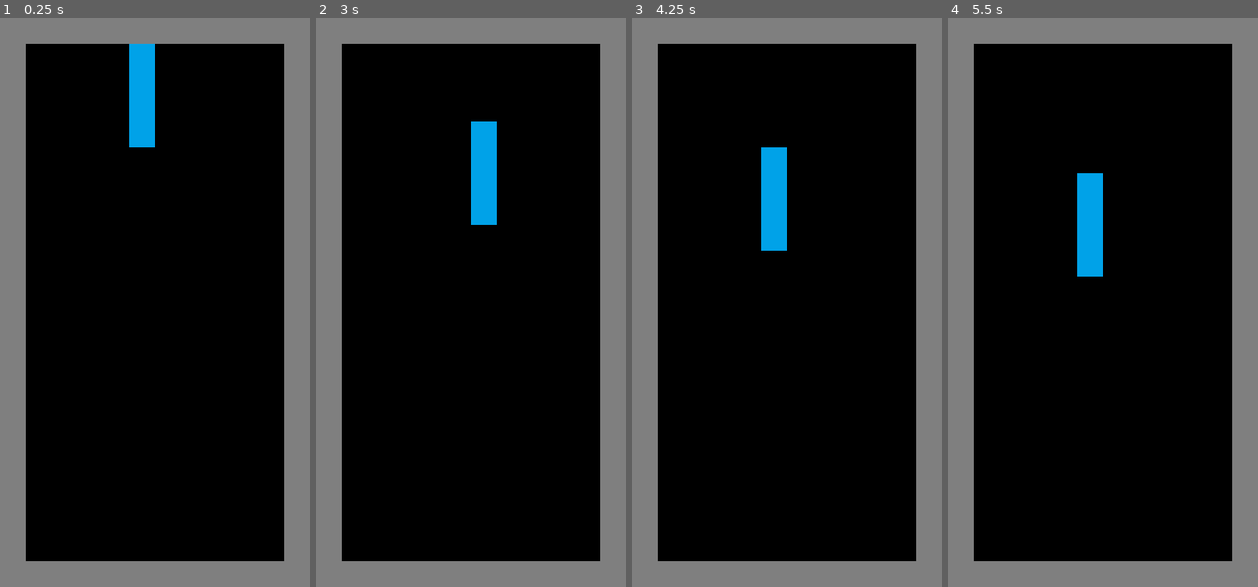
Above: before the commit, frames 1-4 (left to right).
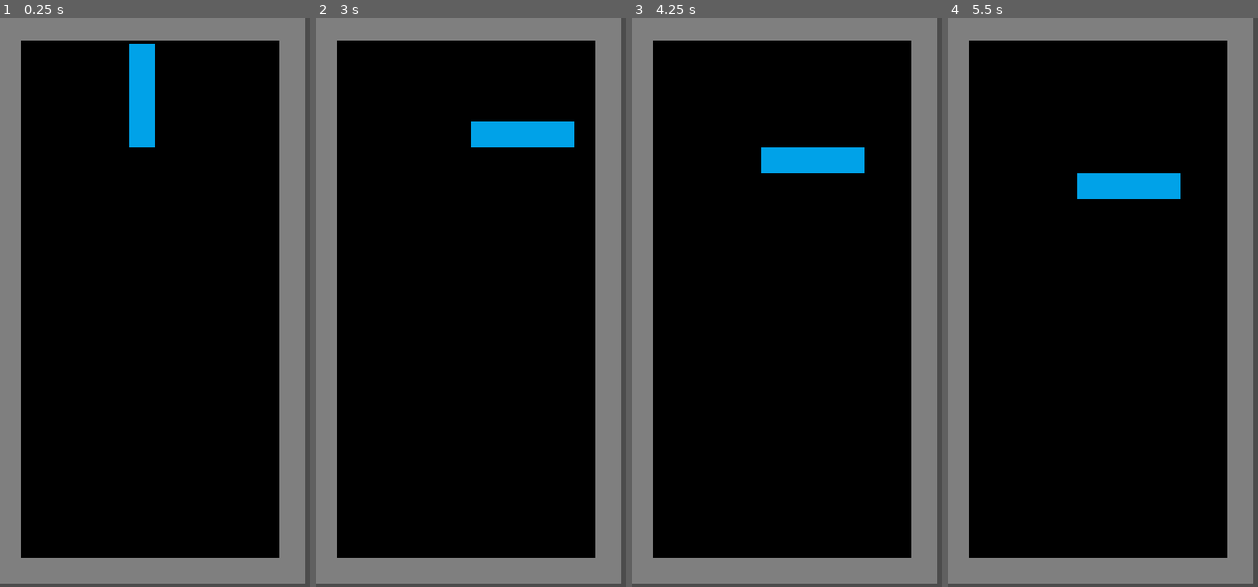
Above: after the commit, the same moments.

Repository: EricsonWillians/GodoTetris
Game: Godot game, scene res://Main.tscn
The game is run twice, just before and just after one commit, with the same random seed, the same clock (stepped at 60 frames per second) and the same inputs.
Inputs:
- Up to frame 1 (0.25 s): no input
- Up to frame 2 (3 s): tap Enter at 0.5, 2.75 s; hold Right 0.53-1.28 s; tap Space at 1.25 s; hold Left 1.28-2.03 s; hold Right 2.03-2.78 s; hold Up from 2.78 s (still down)
- Up to frame 3 (4.25 s): tap Space at 3.5 s; release Up at 3.53 s; hold Left from 3.53 s (still down)
- Up to frame 4 (5.5 s): keep holding Left; tap Enter at 4.25 s

The runs differ from the first frame. In frame 1, 5.9% of the frame differs, in the area x 0-100%, y 0-100%; in frame 2, 8.2%; in frame 3, 8.2%; in frame 4, 8.2%.

Commit message:
Applied basic rotation

Diff:
--- a/Board.gd
+++ b/Board.gd
@@ -4,9 +4,10 @@
 const CELL_SIZE = 16;
 const X_CENTER = 80;
 
-onready var boardNode = get_node("/root/Main/Board").get_node("TileMap");
-onready var pieceNode = get_node("/root/Main/Board/IPiece")
+onready var board_node = get_node("/root/Main/Board").get_node("TileMap");
+onready var piece_node = get_node("/root/Main/Board/IPiece")
 var movement = Vector2()
+var current_rotation = 0
 
 func _ready():
 	_timer = Timer.new();
@@ -16,21 +17,32 @@
 	_timer.set_wait_time(1.0)
 	_timer.set_one_shot(false) # Make sure it loops
 	_timer.start()
-	pieceNode.show()
-	pieceNode.position.x = X_CENTER;
-	pieceNode.position.y = CELL_SIZE;
+	piece_node.show()
+	piece_node.position.x = X_CENTER
+	piece_node.position.y = CELL_SIZE
 
 func _input(event):
-    if event is InputEventKey and event.pressed:
-        if event.scancode == KEY_RIGHT:
-            pieceNode.position.x = pieceNode.position.x + CELL_SIZE;
-        elif event.scancode == KEY_LEFT:
-             pieceNode.position.x = pieceNode.position.x - CELL_SIZE;
+	if event is InputEventKey and event.pressed:
+		if event.scancode == KEY_RIGHT:
+			piece_node.position.x = piece_node.position.x + CELL_SIZE
+		elif event.scancode == KEY_LEFT:
+			piece_node.position.x = piece_node.position.x - CELL_SIZE
+		elif event.scancode == KEY_UP:
+			var rotations = piece_node.get_children()
+			if (current_rotation < rotations.size() - 1):
+				current_rotation = current_rotation + 1
+			else:
+				current_rotation = 0
+			for i in range(0, rotations.size()):
+				if (i == current_rotation):
+					rotations[i].show()
+				else:
+					rotations[i].hide()
 
 func _on_Timer_timeout():
-	var lastLineYPos = boardNode.map_to_world(Vector2(0, 21))[1];
-	if (pieceNode.position.y < lastLineYPos - CELL_SIZE):
-		pieceNode.position.y = pieceNode.position.y + CELL_SIZE;
+	var last_line_y_pos = board_node.map_to_world(Vector2(0, 21))[1];
+	if (piece_node.position.y < last_line_y_pos - CELL_SIZE):
+		piece_node.position.y = piece_node.position.y + CELL_SIZE;
 
 func _process(delta):
 	pass
--- a/Board.tscn
+++ b/Board.tscn
@@ -28,6 +28,7 @@
 [node name="Board" type="Node2D"]
 
 [node name="TileMap" type="TileMap" parent="."]
+position = Vector2( -3, -2 )
 tile_set = SubResource( 1 )
 cell_size = Vector2( 16, 16 )
 format = 1
Not shown: 1 places in JPiece.tscn that only renumber resources
